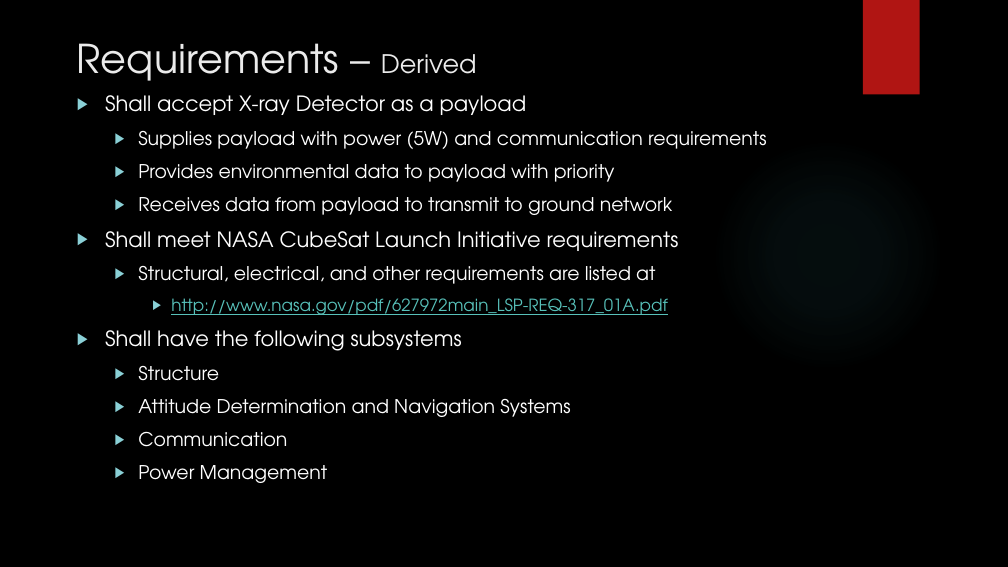
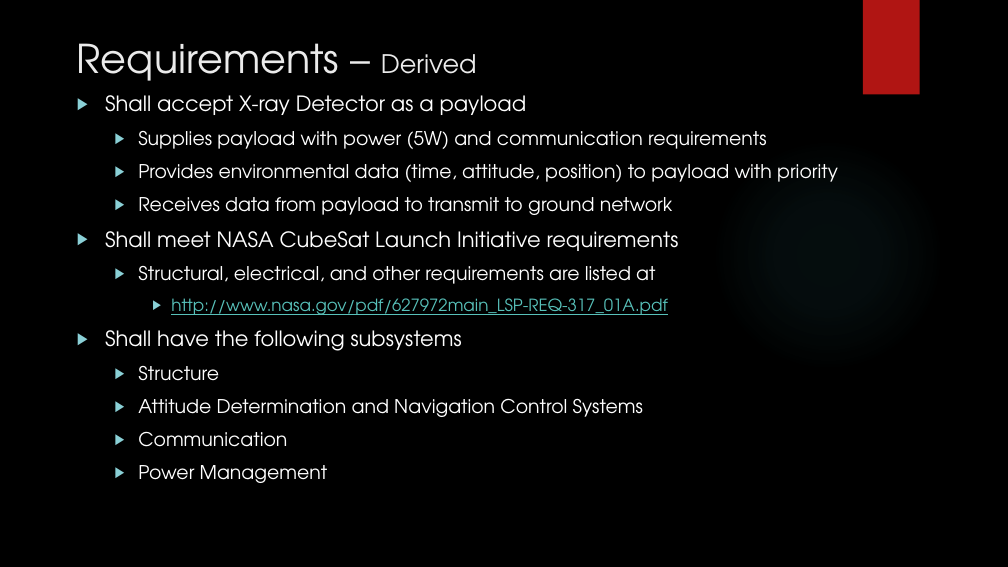
Before and after one commit to HASP-UMN/CubeSat, a slide deck: slide 4 of Presentations/PDR_Presentation.pptx. Drawn at 1008x567 pixels with LibreOffice and Linux fonts; fonts in the diff are those of the drawing; background and template pictures are left out. Boxes give left, top, right and bottom in pixels: in the first picture for what was removed or moved away, otherwise in the second. Text is boxed around its words. In the diff, an @@ line names an element or a change of style, - is before the commit and + after.

```diff
--- a/Presentations/PDR_Presentation.pptx
+++ b/Presentations/PDR_Presentation.pptx
@@ text at [138, 164, 838, 182]: text changed @@
-  ▶ Provides environmental data to payload with priority
+  ▶ Provides environmental data (time, attitude, position) to payload with priority
@@ text at [138, 398, 643, 417]: text changed @@
-  ▶ Attitude Determination and Navigation Systems
+  ▶ Attitude Determination and Navigation Control Systems
```
Also in this commit, not shown: 1 other slide changed, 1 other file.
